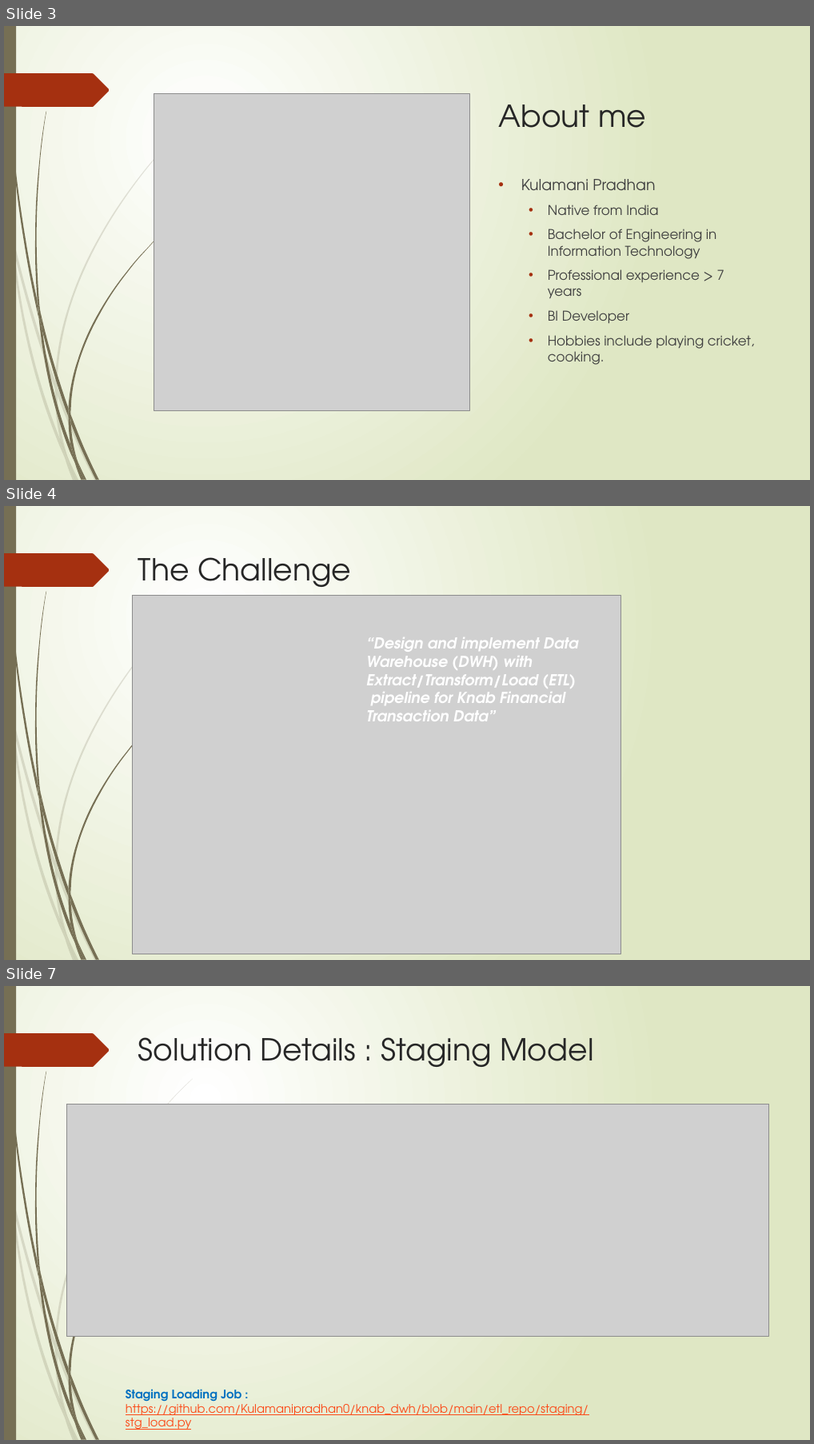
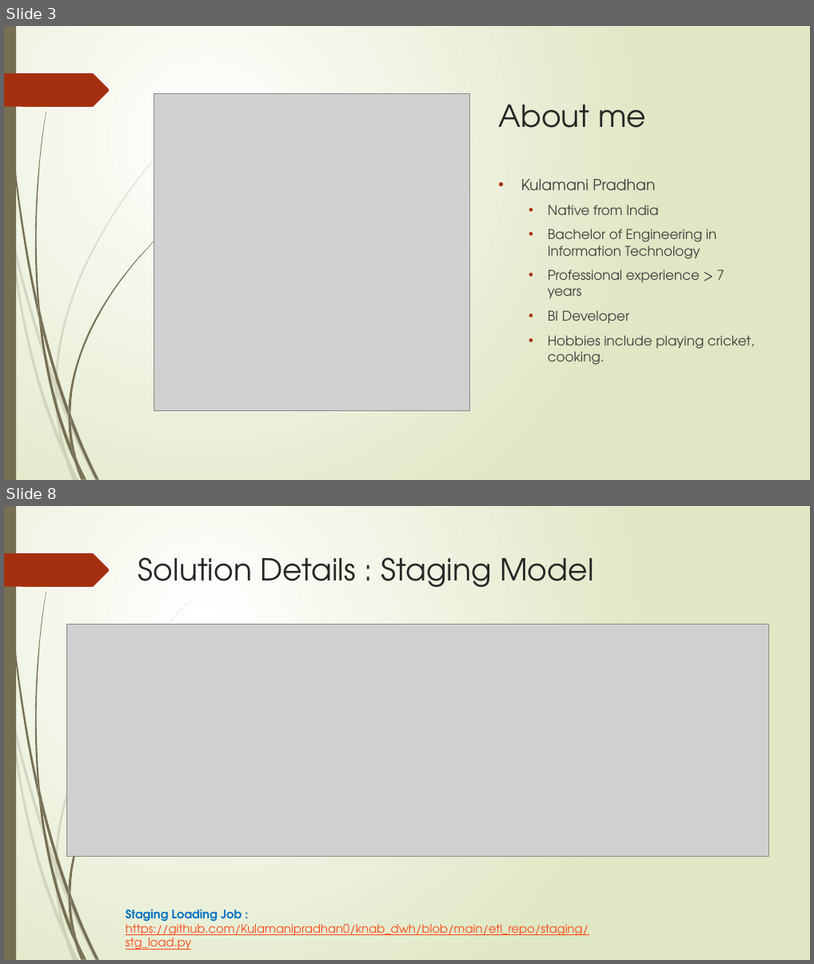
Before and after one commit to Kulamanipradhan0/knab_dwh, a slide deck: KPradhan_Knab_DWH_Presentation.pptx. Shown one above the other, each under a label of ours: slides 3, 4 and 7 before the commit, slides 3 and 8 after it; the slides between them are not shown. The pictures are 814x1444 and 814x964 pixels, drawn with LibreOffice and Linux fonts; fonts in the diff are those of the drawing; grey boxes stand for pictures. Boxes give left, top, right and bottom in pixels: in the first picture for what was removed or moved away, otherwise in the second. Text is boxed around its words. In the diff, an @@ line names an element or a change of style, - is before the commit and + after.

```diff
--- a/KPradhan_Knab_DWH_Presentation.pptx
+++ b/KPradhan_Knab_DWH_Presentation.pptx
@@ slide 4 removed at (x1=4, y1=506, x2=810, y2=960), background gradient #FFFFFF to #DFE8C4; not listed: 24 template elements that a slide beside it also shows @@
@@ title removed at (x1=138, y1=557, x2=351, y2=587) @@
-The Challenge
@@ picture removed at (x1=132, y1=595, x2=621, y2=954) @@
@@ text removed at (x1=366, y1=637, x2=579, y2=721) @@
-“Design and implement Data Warehouse (DWH) with Extract/Transform/Load (ETL) pipeline for Knab Financial Transaction Data”
@@ what was slide 7 is now slide 8 @@
```
Also in this commit, not shown: 8 slides changed, 2 slides added, 1 other file.
